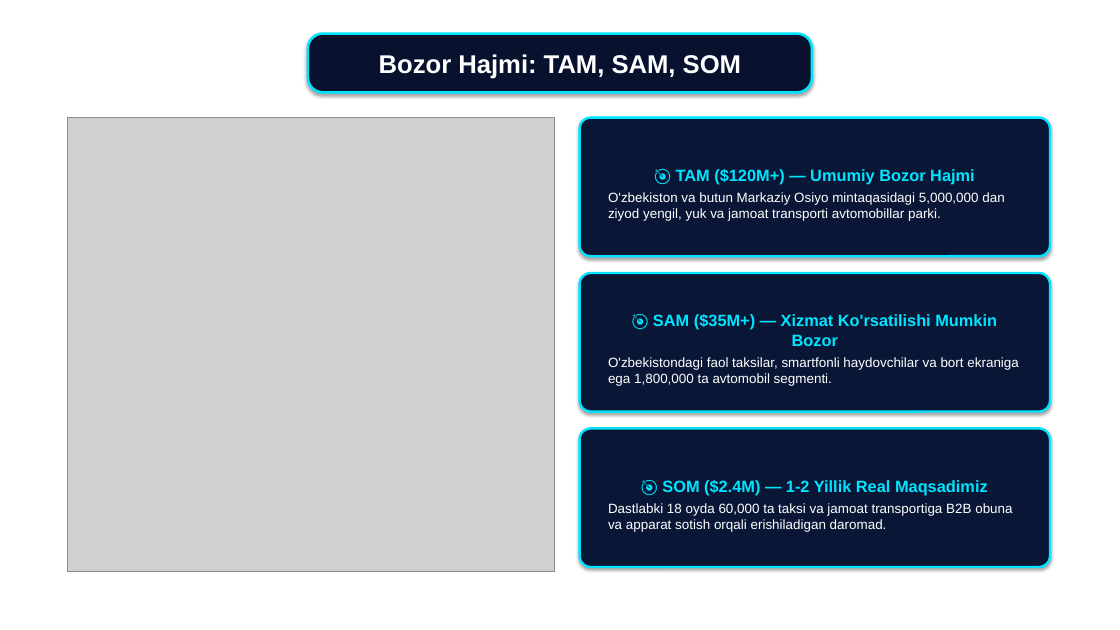
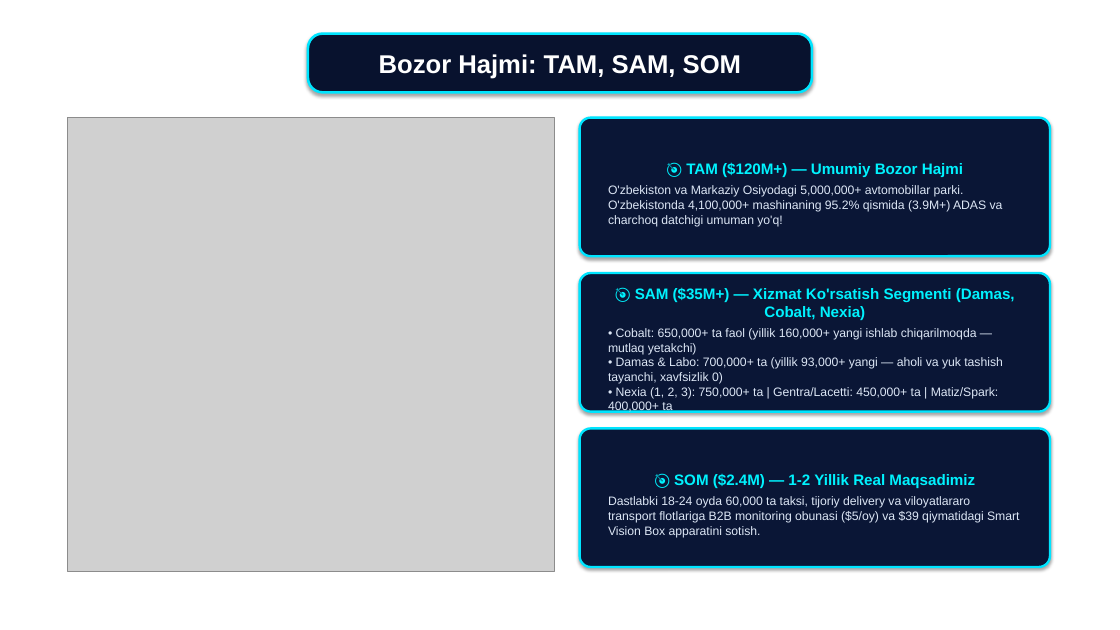
Before and after one commit to abdukamolismoilov5-dotcom/hamroh-ai, a slide deck: slide 8 of docs/presentations/1_HamrohAI_Canva_Shablon_Taqdimot_7000$.pptx. Drawn at 1120x630 pixels with LibreOffice and Linux fonts; fonts in the diff are those of the drawing; grey boxes stand for pictures; background and template pictures are left out. Boxes give left, top, right and bottom in pixels: in the first picture for what was removed or moved away, otherwise in the second. Text is boxed around its words. In the diff, an @@ line names an element or a change of style, - is before the commit and + after.

Commit message:
docs: preserve original Canva template and update car stats (Damas, Cobalt, Nexia) and 4 competitors

```diff
--- a/docs/presentations/1_HamrohAI_Canva_Shablon_Taqdimot_7000$.pptx
+++ b/docs/presentations/1_HamrohAI_Canva_Shablon_Taqdimot_7000$.pptx
@@ text in rounded rectangle at <box>686,163,963,177</box>: size 14 to 13 pt, text colour #00E5FF to #00F2FE in "🎯 TAM ($120M+) — Umumiy Bozor Hajmi" @@
@@ text in rounded rectangle at <box>608,185,1003,227</box>: text changed; size 11.5 to 10.5 pt; text colour #FFFFFF to #DCE6F5 @@
-O'zbekiston va butun Markaziy Osiyo mintaqasidagi 5,000,000 dan ziyod yengil, yuk va jamoat transporti avtomobillar parki.
+O'zbekiston va Markaziy Osiyodagi 5,000,000+ avtomobillar parki. O'zbekistonda 4,100,000+ mashinaning 95.2% qismida (3.9M+) ADAS va charchoq datchigi umuman yo'q!
@@ text in rounded rectangle at <box>608,288,1015,414</box>: text changed; size 11.5 to 10.5 pt; text colour #FFFFFF to #DCE6F5 @@
-🎯 SAM ($35M+) — Xizmat Ko'rsatilishi Mumkin Bozor
-O'zbekistondagi faol taksilar, smartfonli haydovchilar va bort ekraniga ega 1,800,000 ta avtomobil segmenti.
+🎯 SAM ($35M+) — Xizmat Ko'rsatish Segmenti (Damas, Cobalt, Nexia)
+• Cobalt: 650,000+ ta faol (yillik 160,000+ yangi ishlab chiqarilmoqda — mutlaq yetakchi)
+• Damas & Labo: 700,000+ ta (yillik 93,000+ yangi — aholi va yuk tashish tayanchi, xavfsizlik 0)
+• Nexia (1, 2, 3): 750,000+ ta | Gentra/Lacetti: 450,000+ ta | Matiz/Spark: 400,000+ ta
@@ text in rounded rectangle at <box>674,474,975,488</box>: size 14 to 13 pt, text colour #00E5FF to #00F2FE in "🎯 SOM ($2.4M) — 1-2 Yillik Real ..." @@
@@ text in rounded rectangle at <box>608,496,1019,538</box>: text changed; size 11.5 to 10.5 pt; text colour #FFFFFF to #DCE6F5 @@
-Dastlabki 18 oyda 60,000 ta taksi va jamoat transportiga B2B obuna va apparat sotish orqali erishiladigan daromad.
+Dastlabki 18-24 oyda 60,000 ta taksi, tijoriy delivery va viloyatlararo transport flotlariga B2B monitoring obunasi ($5/oy) va $39 qiymatidagi Smart Vision Box apparatini sotish.
```
Also in this commit, not shown: 3 other slides changed.
